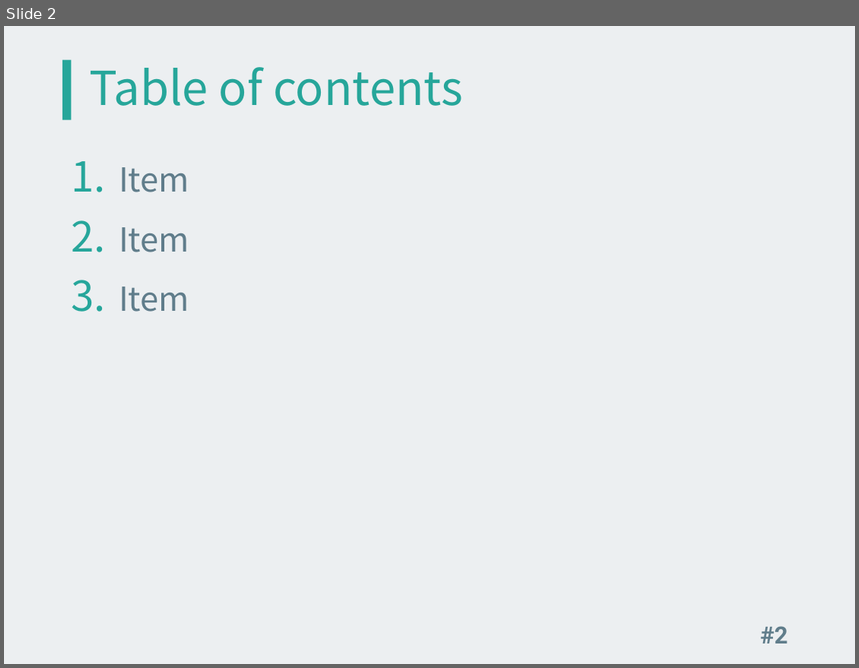
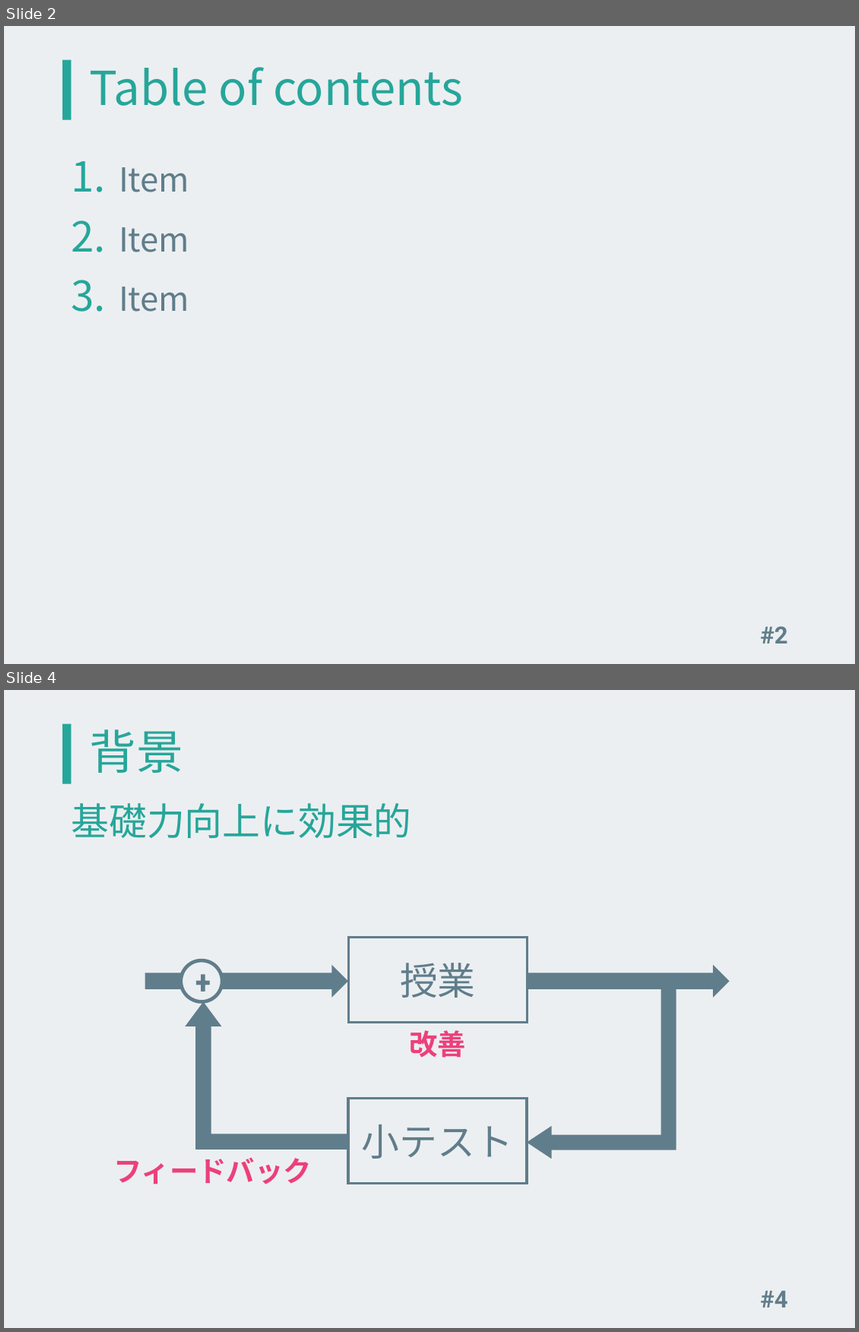
Before and after one commit to kinc-shinshu/smat-presentation, a slide deck: slide.pptx. Shown one above the other, each under a label of ours: slide 2 before the commit, slides 2 and 4 after it; the slides between them are not shown. The pictures are 859x668 and 859x1332 pixels, drawn with LibreOffice and Linux fonts; fonts in the diff are those of the drawing. Boxes give left, top, right and bottom in pixels: in the first picture for what was removed or moved away, otherwise in the second. Text is boxed around its words. In the diff, an @@ line names an element or a change of style, - is before the commit and + after.

```diff
--- a/slide.pptx
+++ b/slide.pptx
@@ slide 4 added at <box>4,690,855,1328</box>, background #ECEFF1; not listed: 1 template element that a slide beside it also shows @@
@@ title added at <box>90,730,183,773</box>, 39.6 pt, text #26A69A @@
+背景
@@ text added at <box>72,803,412,838</box>, 32 pt, text #26A69A @@
+基礎力向上に効果的
@@ rectangle added at <box>349,938,528,1023</box>, outline #607D8B 2.25 pt, 32 pt, text #607D8B @@
+授業
@@ ellipse added at <box>181,961,223,1002</box>, fill #ECEFF1, outline #607D8B 3 pt, 28 pt, text #607D8B, bold @@
++
@@ right arrow added at <box>145,965,349,997</box>, fill #607D8B @@
@@ bent up arrow added at <box>526,986,676,1159</box>, fill #607D8B @@
@@ right arrow added at <box>527,965,729,997</box>, fill #607D8B @@
@@ bent up arrow added at <box>186,1002,349,1150</box>, fill #607D8B @@
@@ text added at <box>409,1030,466,1058</box>, 24 pt, text #EC407A, bold @@
+改善
@@ rectangle added at <box>348,1099,527,1184</box>, outline #607D8B 2.25 pt, 32 pt, text #607D8B @@
+小テスト
@@ text added at <box>113,1157,312,1185</box>, 24 pt, text #EC407A, bold @@
+フィードバック
@@ page number added at <box>760,1291,788,1308</box>, 20 pt, text #607D8B, bold @@
+#4
```
Also in this commit, not shown: 10 other slides added, 2 slides removed.
